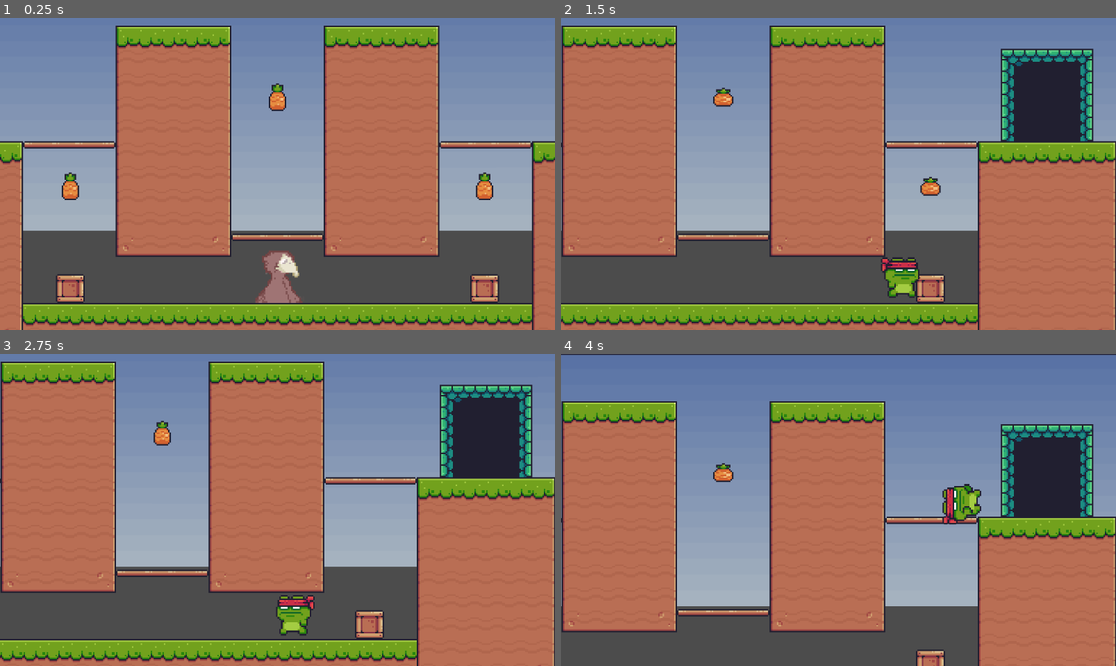
Above: before the commit, frames 1-4 (two rows, left to right).
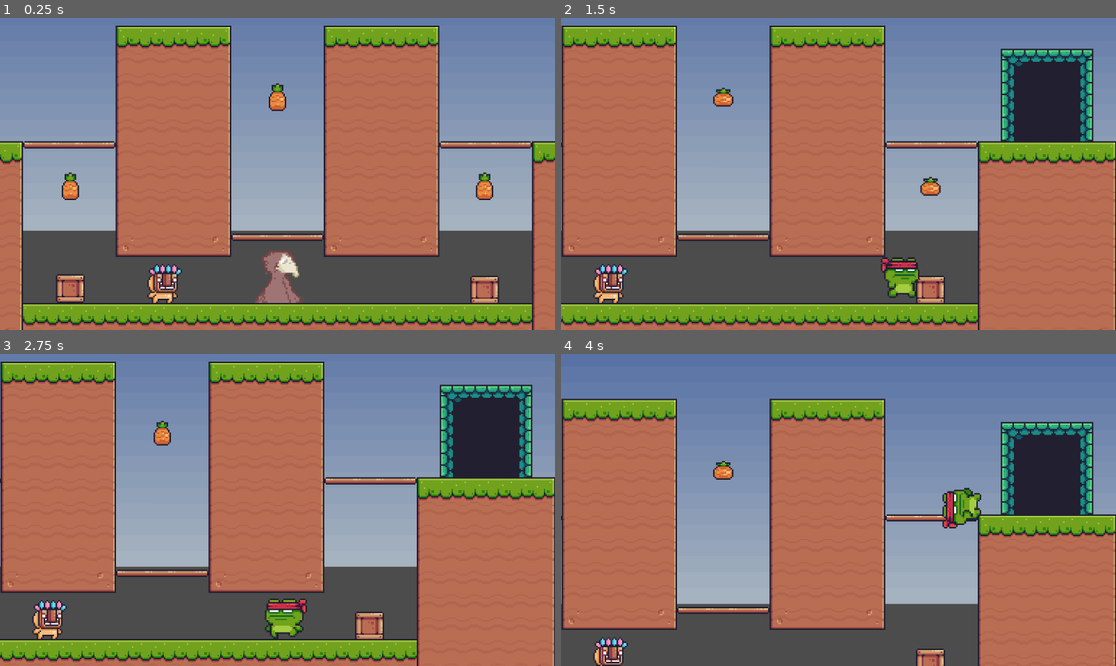
Above: after the commit, the same moments.

Repository: SeeminglyUnrelated/Game-Off-2023
Game: Godot game, scene res://Scenes/level1.tscn
Two runs of this game, one before a commit and one after it. Both use one fixed random seed, a clock stepped at 60 frames per second and the inputs below. A sky picture missing from this copy of the repository is replaced by a grey-blue gradient.
Inputs:
- Up to frame 1 (0.25 s): no input
- Up to frame 2 (1.5 s): tap Enter (Interact) at 0.5, 0.6 s; hold Right (Right) from 0.53 s (still down); tap Space (Jump) at 0.77, 0.8, 1.07, 1.35 s
- Up to frame 3 (2.75 s): tap Space (Jump) at 1.52, 1.82, 2.3 s; tap Enter (Interact) at 1.55, 2.1 s; release Right (Right) at 2.03 s; hold Left (Left) from 2.03 s (still down)
- Up to frame 4 (4 s): release Left (Left) at 2.78 s; hold Right (Right) from 2.78 s (still down); tap Enter (Interact) at 2.85 s; tap Space (Jump) at 3.02, 3.32, 3.6, 3.77 s

The runs differ from the first frame. In frame 1, 0.8% of the frame differs, in the area x 26-90%, y 78-92%; in frame 2, 0.8%; in frame 3, 1.6%; in frame 4, 7.6%, in the area x 0-100%, y 0-100%.

Commit message:
Enemy progress

Diff:
--- a/Scenes/enemy.tscn
+++ b/Scenes/enemy.tscn
@@ -1,3 +1,197 @@
-[gd_scene format=3 uid="uid://bgvjmjlinvj38"]
+[gd_scene load_steps=29 format=3 uid="uid://bgvjmjlinvj38"]
+
+[ext_resource type="Script" path="res://Scripts/enemy.gd" id="1_w1rs7"]
+[ext_resource type="Texture2D" uid="uid://2mc436w72lrv" path="res://Free/Main Characters/Mask Dude/Idle (32x32).png" id="1_ynri4"]
+[ext_resource type="Texture2D" uid="uid://ciodehvd626lw" path="res://Free/Main Characters/Mask Dude/Run (32x32).png" id="2_v68pq"]
+
+[sub_resource type="AtlasTexture" id="AtlasTexture_s6pqw"]
+atlas = ExtResource("1_ynri4")
+region = Rect2(0, 0, 32, 32)
+
+[sub_resource type="AtlasTexture" id="AtlasTexture_boxuk"]
+atlas = ExtResource("1_ynri4")
+region = Rect2(32, 0, 32, 32)
+
+[sub_resource type="AtlasTexture" id="AtlasTexture_2hxru"]
+atlas = ExtResource("1_ynri4")
+region = Rect2(64, 0, 32, 32)
+
+[sub_resource type="AtlasTexture" id="AtlasTexture_kijjo"]
+atlas = ExtResource("1_ynri4")
+region = Rect2(96, 0, 32, 32)
+
+[sub_resource type="AtlasTexture" id="AtlasTexture_sq46v"]
+atlas = ExtResource("1_ynri4")
+region = Rect2(128, 0, 32, 32)
+
+[sub_resource type="AtlasTexture" id="AtlasTexture_r5w60"]
+atlas = ExtResource("1_ynri4")
+region = Rect2(160, 0, 32, 32)
+
+[sub_resource type="AtlasTexture" id="AtlasTexture_ht8dq"]
+atlas = ExtResource("1_ynri4")
+region = Rect2(192, 0, 32, 32)
+
+[sub_resource type="AtlasTexture" id="AtlasTexture_3mcwv"]
+atlas = ExtResource("1_ynri4")
+region = Rect2(224, 0, 32, 32)
+
+[sub_resource type="AtlasTexture" id="AtlasTexture_nhs8y"]
+atlas = ExtResource("1_ynri4")
+region = Rect2(256, 0, 32, 32)
+
+[sub_resource type="AtlasTexture" id="AtlasTexture_0u2hs"]
+atlas = ExtResource("1_ynri4")
+region = Rect2(288, 0, 32, 32)
+
+[sub_resource type="AtlasTexture" id="AtlasTexture_60mlc"]
+atlas = ExtResource("1_ynri4")
+region = Rect2(320, 0, 32, 32)
+
+[sub_resource type="AtlasTexture" id="AtlasTexture_mrb8a"]
+atlas = ExtResource("2_v68pq")
+region = Rect2(0, 0, 32, 32)
+
+[sub_resource type="AtlasTexture" id="AtlasTexture_rq5t0"]
+atlas = ExtResource("2_v68pq")
+region = Rect2(32, 0, 32, 32)
+
+[sub_resource type="AtlasTexture" id="AtlasTexture_nr4vt"]
+atlas = ExtResource("2_v68pq")
+region = Rect2(64, 0, 32, 32)
+
+[sub_resource type="AtlasTexture" id="AtlasTexture_tlssq"]
+atlas = ExtResource("2_v68pq")
+region = Rect2(96, 0, 32, 32)
+
+[sub_resource type="AtlasTexture" id="AtlasTexture_gjgc4"]
+atlas = ExtResource("2_v68pq")
+region = Rect2(128, 0, 32, 32)
+
+[sub_resource type="AtlasTexture" id="AtlasTexture_73itt"]
+atlas = ExtResource("2_v68pq")
+region = Rect2(160, 0, 32, 32)
+
+[sub_resource type="AtlasTexture" id="AtlasTexture_82bfx"]
+atlas = ExtResource("2_v68pq")
+region = Rect2(192, 0, 32, 32)
+
+[sub_resource type="AtlasTexture" id="AtlasTexture_kes8n"]
+atlas = ExtResource("2_v68pq")
+region = Rect2(224, 0, 32, 32)
+
+[sub_resource type="AtlasTexture" id="AtlasTexture_itlq6"]
+atlas = ExtResource("2_v68pq")
+region = Rect2(256, 0, 32, 32)
+
+[sub_resource type="AtlasTexture" id="AtlasTexture_ar04h"]
+atlas = ExtResource("2_v68pq")
+region = Rect2(288, 0, 32, 32)
+
+[sub_resource type="AtlasTexture" id="AtlasTexture_t5dq1"]
+atlas = ExtResource("2_v68pq")
+region = Rect2(320, 0, 32, 32)
+
+[sub_resource type="AtlasTexture" id="AtlasTexture_6ki83"]
+atlas = ExtResource("2_v68pq")
+region = Rect2(352, 0, 32, 32)
+
+[sub_resource type="SpriteFrames" id="SpriteFrames_6cjqu"]
+animations = [{
+"frames": [{
+"duration": 1.0,
+"texture": SubResource("AtlasTexture_s6pqw")
+}, {
+"duration": 1.0,
+"texture": SubResource("AtlasTexture_boxuk")
+}, {
+"duration": 1.0,
+"texture": SubResource("AtlasTexture_2hxru")
+}, {
+"duration": 1.0,
+"texture": SubResource("AtlasTexture_kijjo")
+}, {
+"duration": 1.0,
+"texture": SubResource("AtlasTexture_sq46v")
+}, {
+"duration": 1.0,
+"texture": SubResource("AtlasTexture_r5w60")
+}, {
+"duration": 1.0,
+"texture": SubResource("AtlasTexture_ht8dq")
+}, {
+"duration": 1.0,
+"texture": SubResource("AtlasTexture_3mcwv")
+}, {
+"duration": 1.0,
+"texture": SubResource("AtlasTexture_nhs8y")
+}, {
+"duration": 1.0,
+"texture": SubResource("AtlasTexture_0u2hs")
+}, {
+"duration": 1.0,
+"texture": SubResource("AtlasTexture_60mlc")
+}],
+"loop": true,
+"name": &"default",
+"speed": 20.0
+}, {
+"frames": [{
+"duration": 1.0,
+"texture": SubResource("AtlasTexture_mrb8a")
+}, {
+"duration": 1.0,
+"texture": SubResource("AtlasTexture_rq5t0")
+}, {
+"duration": 1.0,
+"texture": SubResource("AtlasTexture_nr4vt")
+}, {
+"duration": 1.0,
+"texture": SubResource("AtlasTexture_tlssq")
+}, {
+"duration": 1.0,
+"texture": SubResource("AtlasTexture_gjgc4")
+}, {
+"duration": 1.0,
+"texture": SubResource("AtlasTexture_73itt")
+}, {
+"duration": 1.0,
+"texture": SubResource("AtlasTexture_82bfx")
+}, {
+"duration": 1.0,
+"texture": SubResource("AtlasTexture_kes8n")
+}, {
+"duration": 1.0,
+"texture": SubResource("AtlasTexture_itlq6")
+}, {
+"duration": 1.0,
+"texture": SubResource("AtlasTexture_ar04h")
+}, {
+"duration": 1.0,
+"texture": SubResource("AtlasTexture_t5dq1")
+}, {
+"duration": 1.0,
+"texture": SubResource("AtlasTexture_6ki83")
+}],
+"loop": true,
+"name": &"walk",
+"speed": 20.0
+}]
+
+[sub_resource type="CapsuleShape2D" id="CapsuleShape2D_ixmut"]
+height = 26.0
 
 [node name="Enemy" type="CharacterBody2D"]
+script = ExtResource("1_w1rs7")
+
+[node name="AnimatedSprite2D" type="AnimatedSprite2D" parent="."]
+texture_filter = 1
+sprite_frames = SubResource("SpriteFrames_6cjqu")
+frame_progress = 0.776504
+
+[node name="CollisionShape2D" type="CollisionShape2D" parent="."]
+position = Vector2(0, 2)
+shape = SubResource("CapsuleShape2D_ixmut")
+
+[node name="Front" type="RayCast2D" parent="."]
+target_position = Vector2(60, 0)
--- a/Scenes/level1.tscn
+++ b/Scenes/level1.tscn
@@ -6,6 +6,7 @@
 [ext_resource type="PackedScene" uid="uid://clavodley7lll" path="res://Scenes/player.tscn" id="3_ib504"]
 [ext_resource type="PackedScene" uid="uid://didi2doeq5olm" path="res://Scenes/collectable.tscn" id="5_1blvj"]
 [ext_resource type="PackedScene" uid="uid://w4rvi0ucogye" path="res://Scenes/box.tscn" id="6_4ovc0"]
+[ext_resource type="PackedScene" uid="uid://bgvjmjlinvj38" path="res://Scenes/enemy.tscn" id="7_ky7u3"]
 
 [sub_resource type="TileSetAtlasSource" id="TileSetAtlasSource_3lg8b"]
 texture = ExtResource("2_4j0nc")
@@ -491,7 +492,7 @@
 grow_vertical = 2
 texture = ExtResource("1_npya7")
 
-[node name="Terrain" type="TileMap" parent="."]
+[node name="Terrain" type="TileMap" parent="." groups=["Terrain"]]
 texture_filter = 1
 scale = Vector2(3, 3)
 tile_set = SubResource("TileSet_u4742")
@@ -537,16 +538,20 @@
 shape = SubResource("RectangleShape2D_oywtv")
 one_way_collision = true
 
-[node name="Box" parent="." instance=ExtResource("6_4ovc0")]
-position = Vector2(430, 114)
+[node name="Box" parent="." groups=["Terrain"] instance=ExtResource("6_4ovc0")]
+position = Vector2(430, 117)
 freeze = true
 
-[node name="Box2" parent="." instance=ExtResource("6_4ovc0")]
+[node name="Box2" parent="." groups=["Terrain"] instance=ExtResource("6_4ovc0")]
 position = Vector2(-430, 114)
 freeze = true
 
 [node name="Player" parent="." instance=ExtResource("3_ib504")]
 position = Vector2(0, 99)
+
+[node name="Enemy" parent="." instance=ExtResource("7_ky7u3")]
+position = Vector2(-240, 96)
+scale = Vector2(3, 3)
 
 [connection signal="body_entered" from="Door" to="Door" method="_on_body_entered"]
 [connection signal="body_exited" from="Door" to="Door" method="_on_body_exited"]
--- a/Scenes/player.tscn
+++ b/Scenes/player.tscn
@@ -315,7 +315,7 @@
 orbit_velocity_min = 0.0
 orbit_velocity_max = 0.0
 
-[node name="CharacterBody2D" type="CharacterBody2D"]
+[node name="CharacterBody2D" type="CharacterBody2D" groups=["Player"]]
 script = ExtResource("1_ft7pr")
 
 [node name="Sprite2D" type="AnimatedSprite2D" parent="."]
@@ -323,9 +323,9 @@
 position = Vector2(0, -11)
 scale = Vector2(3.5, 3.5)
 sprite_frames = SubResource("SpriteFrames_u78xe")
-animation = &"Idle"
+animation = &"Jumping"
 autoplay = "Idle"
-frame_progress = 0.676682
+frame_progress = 0.0877401
 
 [node name="CollisionShape2D" type="CollisionShape2D" parent="."]
 position = Vector2(0, 1)
--- /dev/null
+++ b/Scripts/enemy.gd
@@ -0,0 +1,40 @@
+extends CharacterBody2D
+
+const SPEED = 200.0
+const JUMP_VELOCITY = -400.0
+
+# Get the gravity from the project settings to be synced with RigidBody nodes.
+var gravity = ProjectSettings.get_setting("physics/2d/default_gravity")
+var direction = 1
+
+enum MODES
+{
+	neutral,
+	alert
+}
+
+var mode = MODES.neutral
+
+func _physics_process(delta):
+	# Add the gravity.
+	if not is_on_floor():
+		velocity.y += gravity * delta
+
+	# Handle Jump.
+	#if Input.is_action_just_pressed("ui_accept") and is_on_floor():
+	#	velocity.y = JUMP_VELOCITY
+
+	# Set mode to alert
+	if ($Front.is_colliding() and $Front.get_collider().is_in_group("Player")):
+		mode = MODES.alert
+
+	if mode == MODES.alert:
+		velocity.x = direction * SPEED
+	else:
+		# We hit a wall
+		if $Front.is_colliding() and $Front.get_collider().is_in_group("Terrain"):
+			direction = -direction
+
+	print(direction)
+
+	move_and_slide()
Not shown: 1 places in Scenes/level1.tscn that only renumber resources
